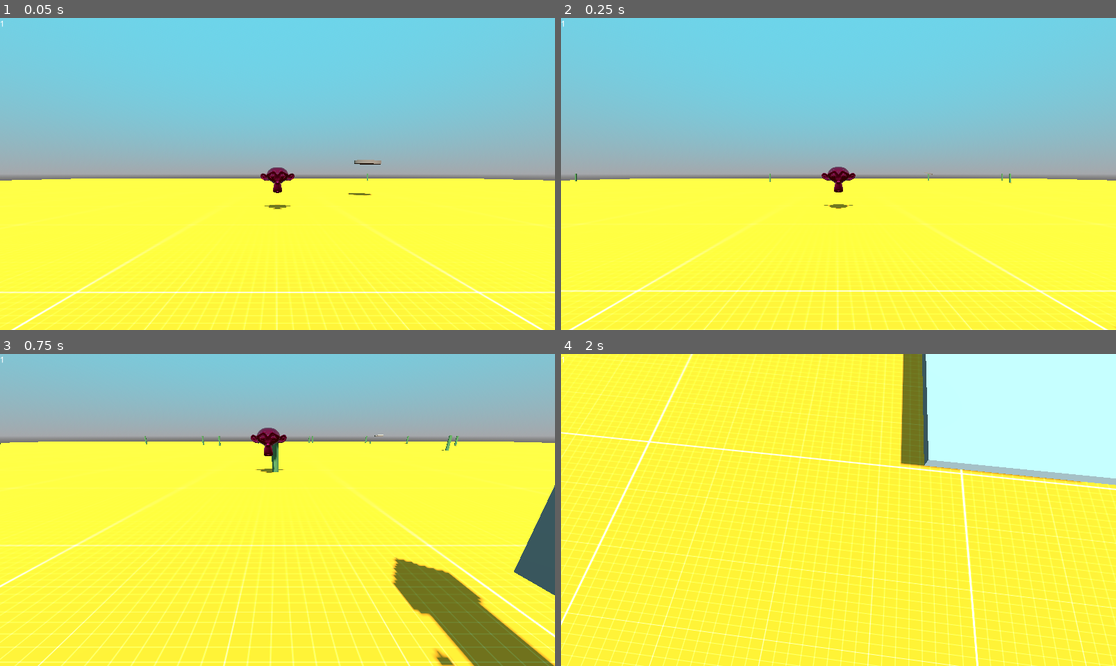
Above: before the commit, frames 1-4 (two rows, left to right).
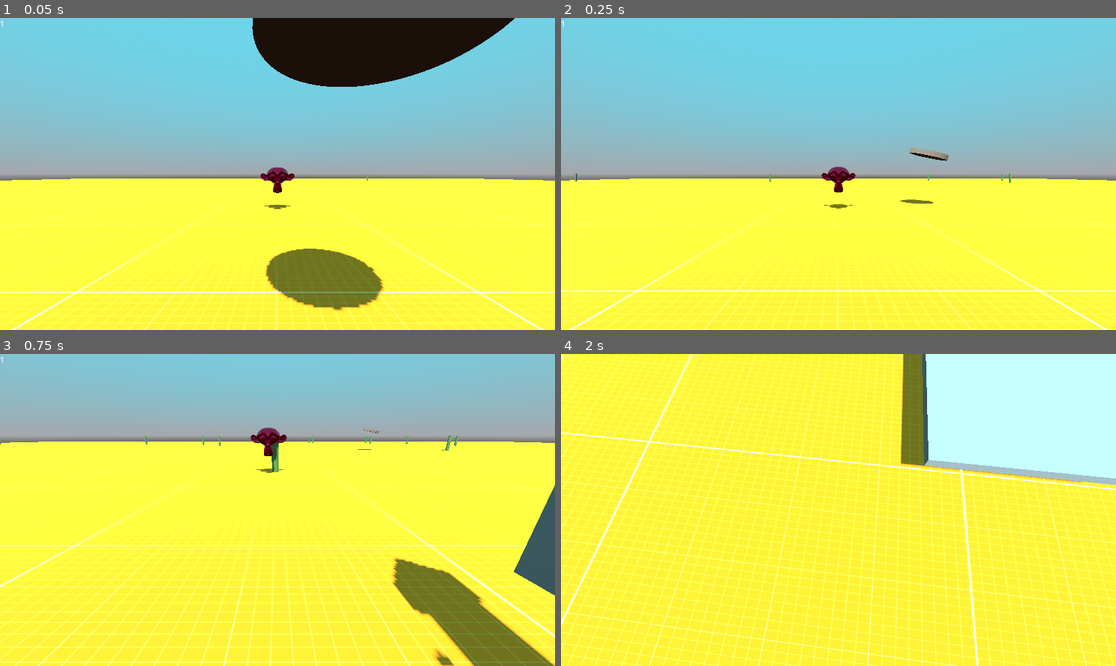
Above: after the commit, the same moments.

Repository: Flodurs/GoDotTest
Game: Godot game, scene res://scenes/level/level.tscn
The game is run twice, just before and just after one commit, with the same random seed, the same clock (stepped at 60 frames per second) and the same inputs.
Inputs:
- Up to frame 1 (0.05 s): no input
- Up to frame 2 (0.25 s): no input
- Up to frame 3 (0.75 s): hold D (Right) from 0.53 s (still down); hold Down (CamDown) from 0.53 s (still down)
- Up to frame 4 (2 s): tap Space (Jump) at 0.77, 1.52 s; release D (Right) at 1.28 s; release Down (CamDown) at 1.28 s; hold S (Backward) from 1.28 s (still down); tap Left (CamLeft) at 1.35 s

The runs differ from the first frame. In frame 1, 11% of the frame differs, in the area x 45-93%, y 0-94%; in frame 2, 0.2%; in frame 3, less than 0.1%; in frame 4, nothing differs.

Commit message:
Changed baumblitzerspeed

Diff:
--- a/scenes/neutrals/baum_blitzer.gd
+++ b/scenes/neutrals/baum_blitzer.gd
@@ -9,7 +9,7 @@
 var time = 0
 var splitCount = 0
 var splitBool = 0
-var speed = 10
+var speed = 1
 var timeoflife=0
 
 var energy = 0
